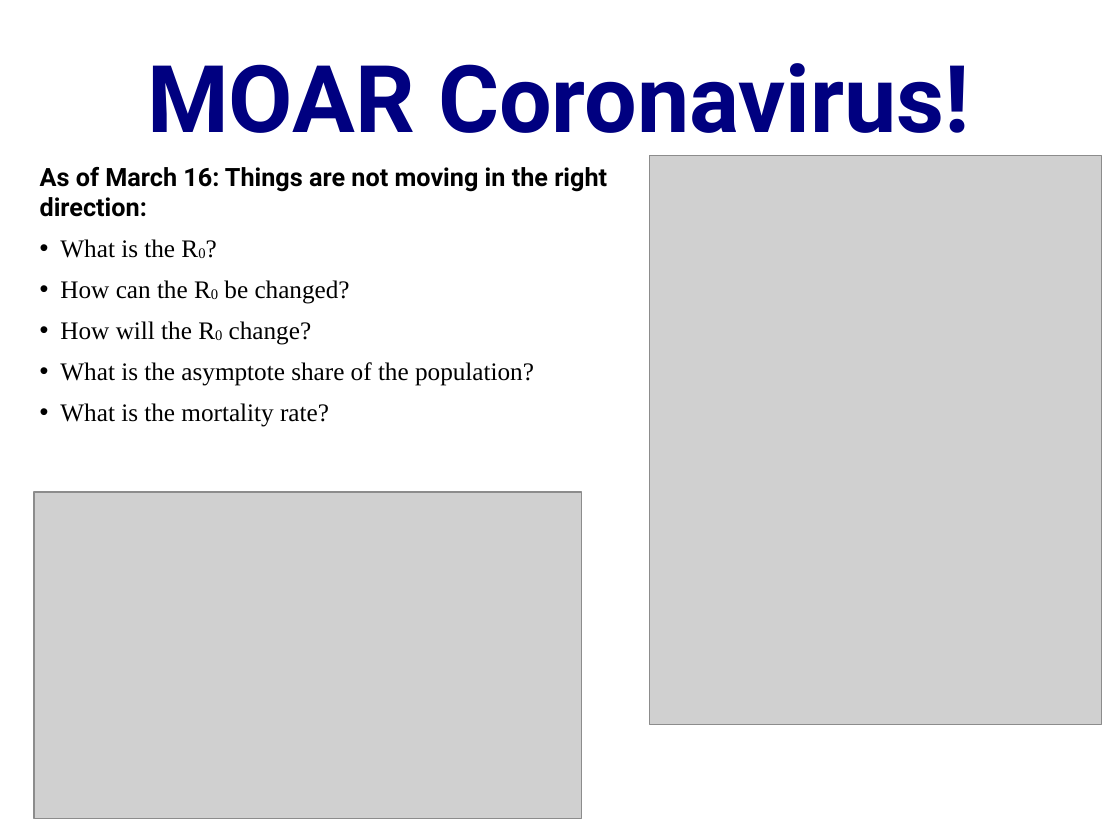
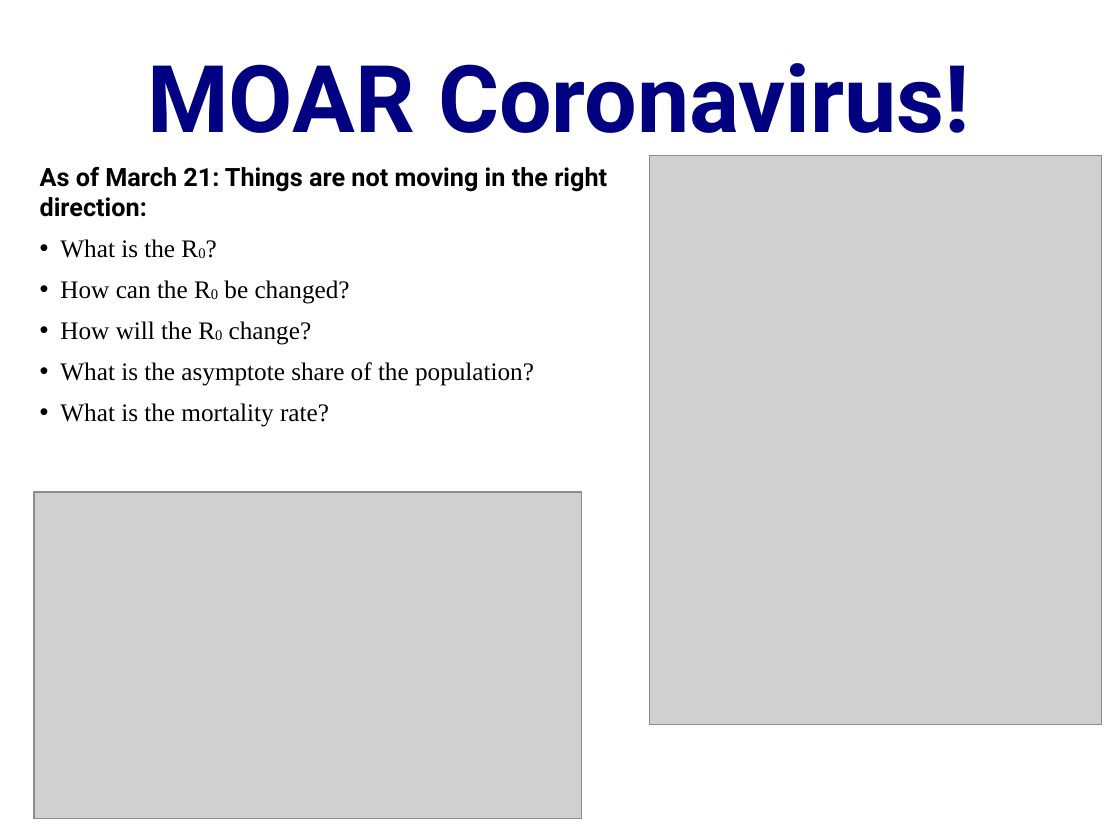
Before and after one commit to DavidLJ/public-files, a slide deck: slide 7 of coronavirus.pptx (slide 2 before the commit). Drawn at 1120x840 pixels with LibreOffice and Linux fonts; fonts in the diff are those of the drawing; grey boxes stand for pictures. Boxes give left, top, right and bottom in pixels: in the first picture for what was removed or moved away, otherwise in the second. Text is boxed around its words. In the diff, an @@ line names an element or a change of style, - is before the commit and + after.

```diff
--- a/coronavirus.pptx
+++ b/coronavirus.pptx
@@ text at (40,167,607,217): text changed @@
-As of March 16: Things are not moving in the right direction:
+As of March 21: Things are not moving in the right direction:
```
Also in this commit, not shown: 2 other slides changed, 1 slide added.
